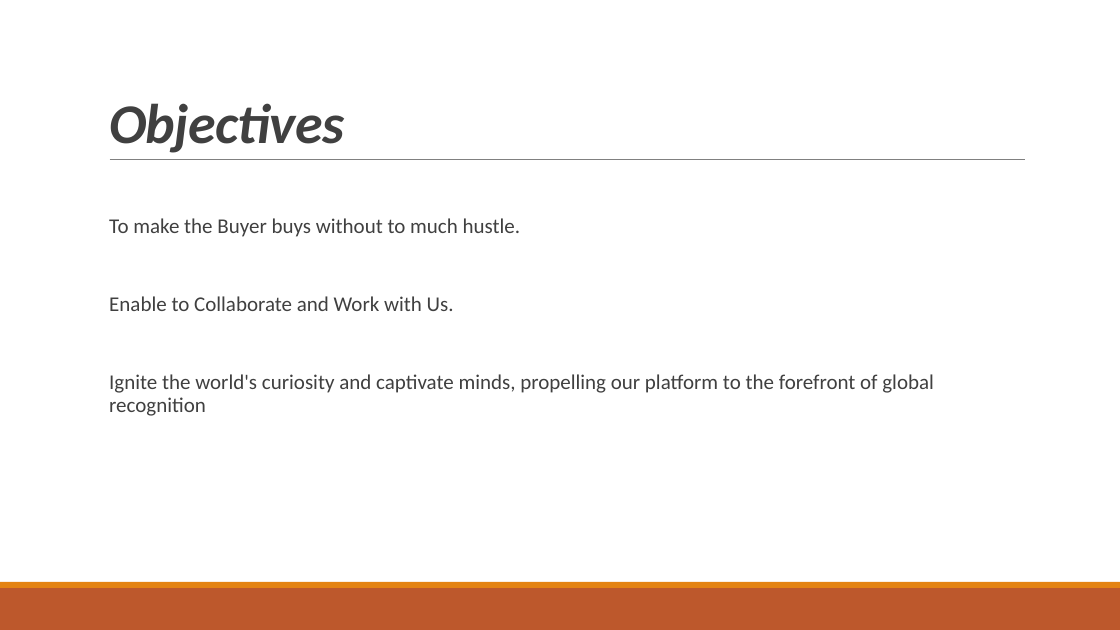
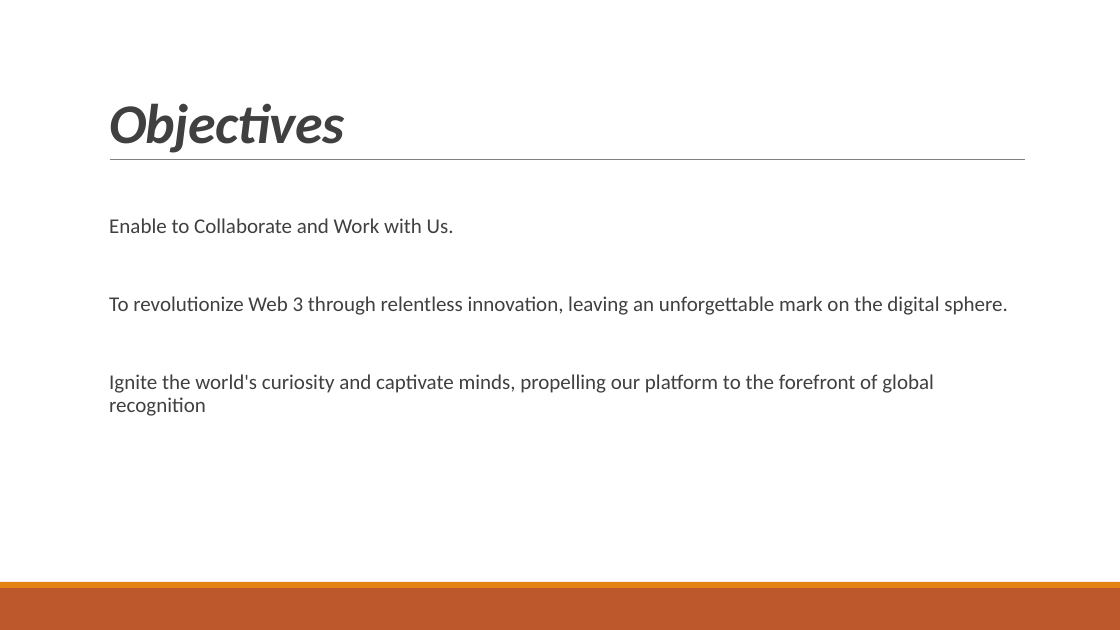
Before and after one commit to IANNY002/kodego_project_1, a slide deck: slide 3 of MINI PROJECT 1.pptx. Drawn at 1120x630 pixels with LibreOffice and Linux fonts; fonts in the diff are those of the drawing; background and template pictures are left out. Boxes give left, top, right and bottom in pixels: in the first picture for what was removed or moved away, otherwise in the second. Text is boxed around its words. In the diff, an @@ line names an element or a change of style, - is before the commit and + after.

```diff
--- a/MINI PROJECT 1.pptx
+++ b/MINI PROJECT 1.pptx
@@ text at [109,218,521,237]: paragraph removed @@
-  To make the Buyer buys without to much hustle.
@@ text at [109,296,1007,315]: paragraph added @@
+  To revolutionize Web 3 through relentless innovation, leaving an unforgettable mark on the digital sphere.
```
Also in this commit, not shown: 2 other slides changed, 8 other files.
